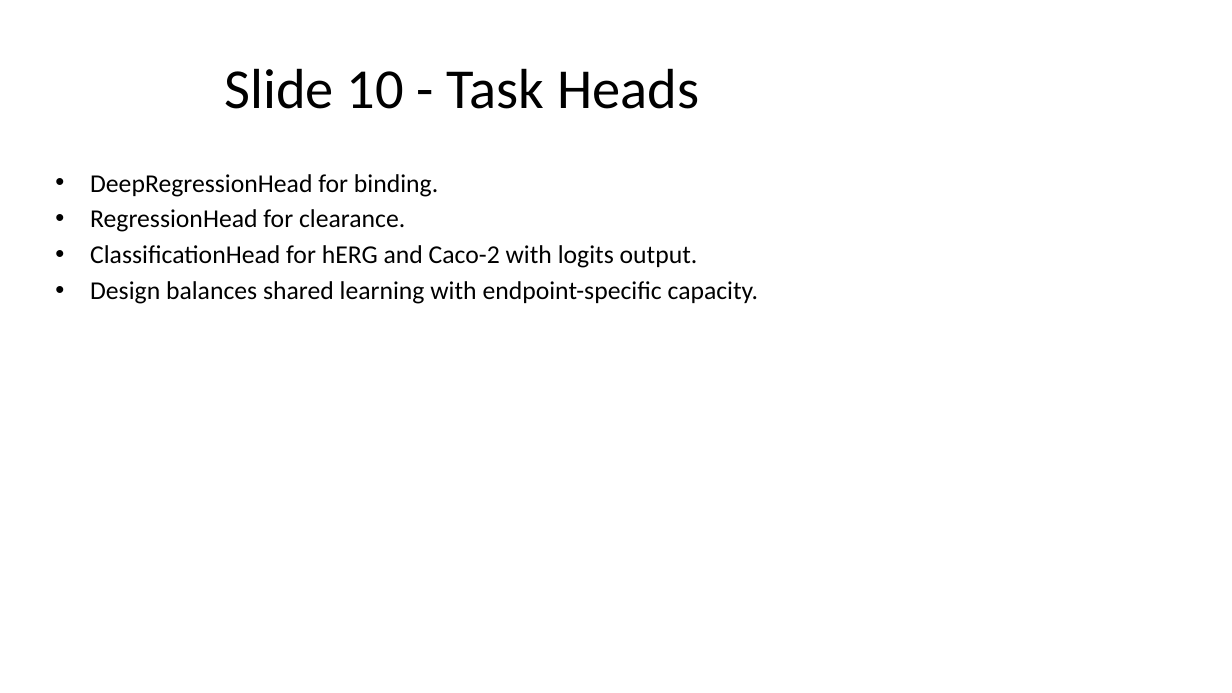
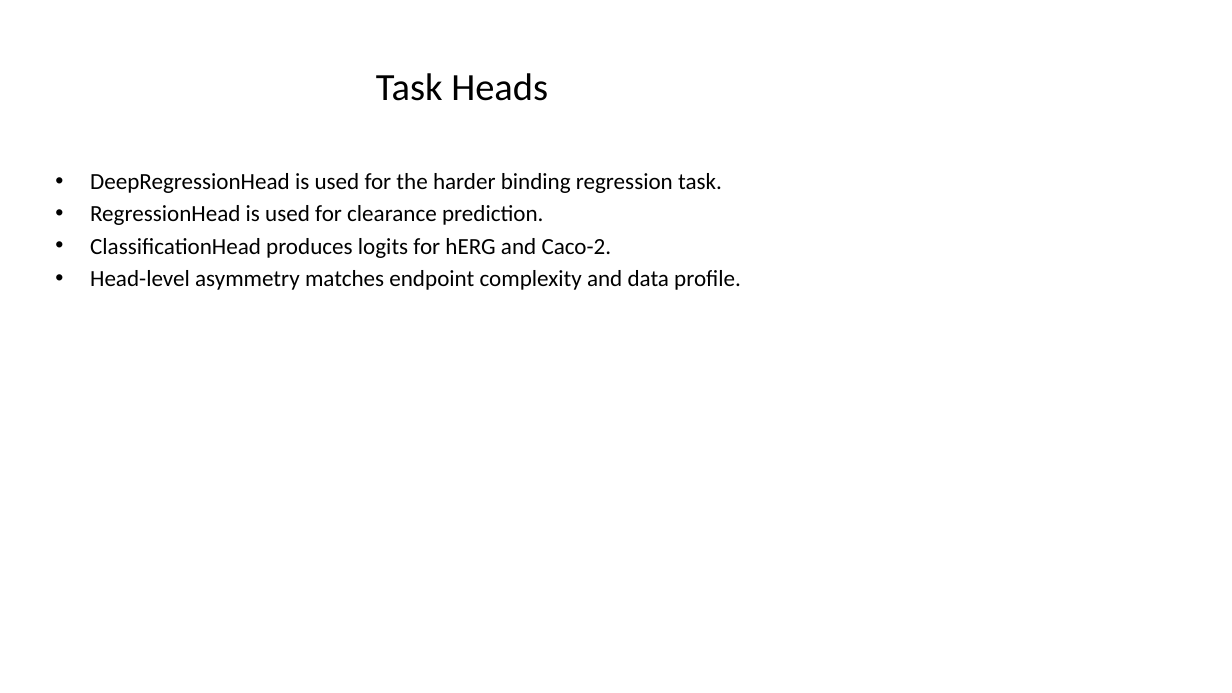
Before and after one commit to Sushree2179/Neural_PK-PD_Modeling_with_ODE, a slide deck: slide 12 of Slides/Phase3B_18Slide_Deck.pptx (slide 10 before the commit). Drawn at 1232x693 pixels with LibreOffice and Linux fonts; fonts in the diff are those of the drawing. Boxes give left, top, right and bottom in pixels: in the first picture for what was removed or moved away, otherwise in the second. Text is boxed around its words. In the diff, an @@ line names an element or a change of style, - is before the commit and + after.

```diff
--- a/Slides/Phase3B_18Slide_Deck.pptx
+++ b/Slides/Phase3B_18Slide_Deck.pptx
@@ title at (376,73,548,101): text changed; size 44 to 30 pt @@
-Slide 10 - Task Heads
+Task Heads
@@ text at (90,173,741,290): text changed; size 20 to 18 pt @@
-• DeepRegressionHead for binding.
-• RegressionHead for clearance.
-• ClassificationHead for hERG and Caco-2 with logits output.
-• Design balances shared learning with endpoint-specific capacity.
+• DeepRegressionHead is used for the harder binding regression task.
+• RegressionHead is used for clearance prediction.
+• ClassificationHead produces logits for hERG and Caco-2.
+• Head-level asymmetry matches endpoint complexity and data profile.
```
Also in this commit, not shown: 17 other slides changed, 5 slides added, 3 other files.
